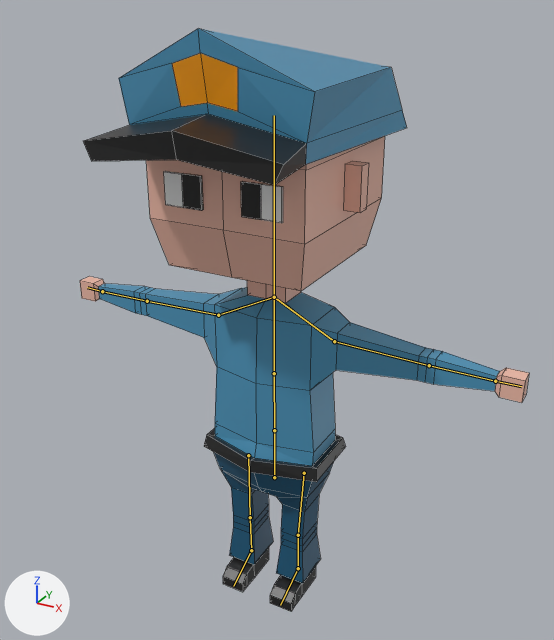
Renders of the Blender file Assets/Meshes/Characters/Police.blend from each side of a commit.
Rendered twice from a camera (50 mm lens) standing at (0.837, -1.509, 1.549) and looking at (0.043, -0.065, 0.827). Arrows for +X, +Y and +Z are at lower left; the lights stay in place. The bones that bend it are drawn over the model as lines. Mesh edges are drawn as thin lines.

The first picture shows 'Police', 'Police Hat'.
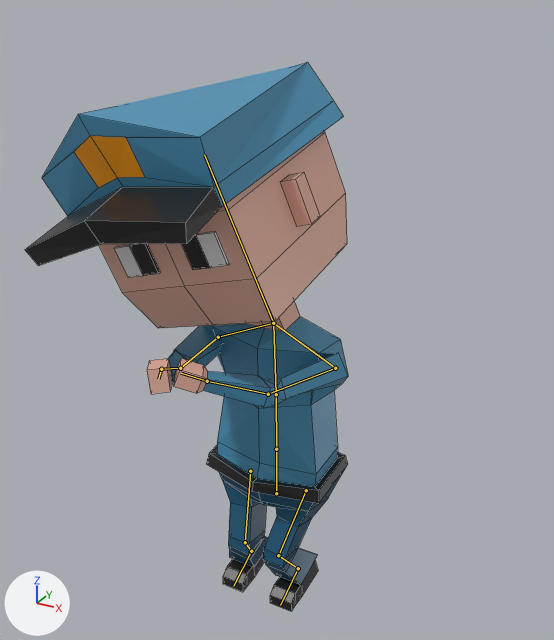
The newer file adds an action. The first version stands in its rest pose; the second is drawn at frame 7 of the action 'PrepareShooting'.

The change, as a list of edits to the scene's bpy script:
```text
Change bone_root:
    where bone_root = bpy.data.objects['Armature'].pose.bones['Root']
    bone_root.location: (0.0, 0.0, 0.0) -> (0.009, -0.046, 0.005)
    bone_root.rotation_quaternion: (1.0, 0.0, 0.0, 0.0) -> (1.0, 0.025, 0.002, -0.012)  # degrees (0, 0, 0) -> degrees (3, 0, -1)
Change bone_spine2:
    where bone_spine2 = bpy.data.objects['Armature'].pose.bones['Spine2']  # child of 'Spine1'
    bone_spine2.rotation_quaternion: (1.0, 0.0, 0.0, 0.0) -> (1.0, 0.027, 0.003, 0.0)  # degrees (0, 0, 0) -> degrees (3, 0, 0)
Change bone_head:
    where bone_head = bpy.data.objects['Armature'].pose.bones['Head']  # child of 'Spine2'
    bone_head.rotation_quaternion: (1.0, 0.0, 0.0, 0.0) -> (0.986, 0.047, -0.019, 0.16)  # degrees (0, 0, 0) -> degrees (5, -3, 18)
Change bone_upperarm_l:
    where bone_upperarm_l = bpy.data.objects['Armature'].pose.bones['UpperArm.L']  # child of 'Shoulder.L'
    bone_upperarm_l.rotation_quaternion: (1.0, 0.0, 0.0, 0.0) -> (0.494, 0.734, -0.343, -0.316)  # degrees (0, 0, 0) -> degrees (108, 7, -55)
Change bone_lowerarm_l:
    where bone_lowerarm_l = bpy.data.objects['Armature'].pose.bones['LowerArm.L']  # child of 'UpperArm.L'
    bone_lowerarm_l.rotation_quaternion: (1.0, 0.0, 0.0, 0.0) -> (0.916, 0.169, -0.328, -0.158)  # degrees (0, 0, 0) -> degrees (30, -33, -29)
Change bone_hand_l:
    where bone_hand_l = bpy.data.objects['Armature'].pose.bones['Hand.L']  # child of 'LowerArm.L'
    bone_hand_l.rotation_quaternion: (1.0, 0.0, 0.0, 0.0) -> (0.985, -0.017, -0.052, -0.161)  # degrees (0, 0, 0) -> degrees (-1, -6, -18)
Change bone_upperarm_r:
    where bone_upperarm_r = bpy.data.objects['Armature'].pose.bones['UpperArm.R']  # child of 'Shoulder.R'
    bone_upperarm_r.rotation_quaternion: (1.0, 0.0, 0.0, 0.0) -> (0.434, 0.647, 0.453, 0.433)  # degrees (0, 0, 0) -> degrees (105, -10, 78)
Change bone_lowerarm_r:
    where bone_lowerarm_r = bpy.data.objects['Armature'].pose.bones['LowerArm.R']  # child of 'UpperArm.R'
    bone_lowerarm_r.rotation_quaternion: (1.0, 0.0, 0.0, 0.0) -> (0.956, 0.171, -0.239, 0.015)  # degrees (0, 0, 0) -> degrees (21, -28, -3)
Change bone_hand_r:
    where bone_hand_r = bpy.data.objects['Armature'].pose.bones['Hand.R']  # child of 'LowerArm.R'
    bone_hand_r.rotation_quaternion: (1.0, 0.0, 0.0, 0.0) -> (0.919, 0.011, -0.337, 0.204)  # degrees (0, 0, 0) -> degrees (-9, -39, 28)
```

Pixel boxes [x1, y1, x2, y2] of what changed, in the pictures (554 x 640 px):
'Police', posed (44% narrower)
    before: [80, 136, 529, 611]
    after: [99, 132, 348, 611]
'Police Hat', posed (29% taller)
    before: [83, 28, 407, 185]
    after: [25, 63, 344, 266]
bone 'Root', root to tip
    before: (274, 477) to (274, 430)
    after: (276, 493) to (276, 449)
bone 'Spine2', root to tip
    before: (274, 373) to (274, 297)
    after: (276, 394) to (273, 323)
bone 'Head', root to tip
    before: (274, 297) to (274, 115)
    after: (273, 323) to (204, 155)
bone 'UpperArm.L', root to tip
    before: (334, 341) to (429, 365)
    after: (335, 368) to (268, 394)
bone 'LowerArm.L', root to tip
    before: (429, 365) to (495, 381)
    after: (268, 394) to (207, 381)
bone 'Hand.L', root to tip
    before: (495, 381) to (521, 386)
    after: (207, 381) to (181, 373)
bone 'UpperArm.R', root to tip
    before: (218, 315) to (147, 301)
    after: (218, 337) to (180, 368)
bone 'LowerArm.R', root to tip
    before: (147, 301) to (102, 291)
    after: (180, 368) to (161, 369)
bone 'Hand.R', root to tip
    before: (102, 291) to (87, 287)
    after: (161, 369) to (158, 379)
